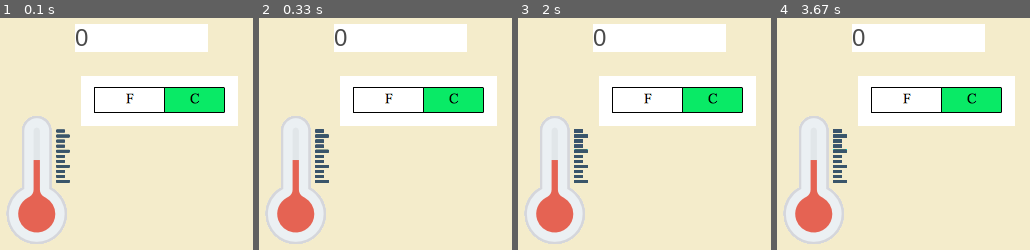
Above: before the commit, frames 1-4 (left to right).
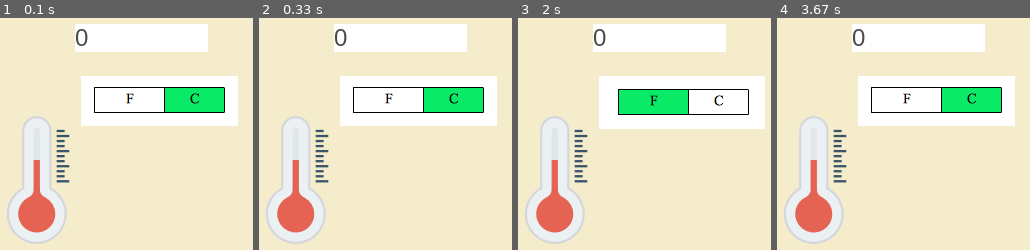
Above: after the commit, the same moments.

Repository: ioperez9/pyGameTermo
Game: pygame game, started from main.py
Two runs of this game, one before a commit and one after it. Both use one fixed random seed, a clock stepped at 60 frames per second and the inputs below.
Inputs (mouse positions are in pixels of both pictures, inside the frame that each line leads up to):
- Up to frame 1 (0.1 s): no input
- Up to frame 2 (0.33 s): no input
- Up to frame 3 (2 s): click (631, 173) at 0.38 s; click (631, 201) at 0.72 s; click (540, 110) at 1.05 s; click (outside the picture) at 1.38 s; click (636, 34) at 1.72 s
- Up to frame 4 (3.67 s): click (outside the picture) at 2.05 s; click (880, 103) at 2.38 s; click (850, 87) at 2.72 s; click (966, 136) at 3.05 s; click (981, 164) at 3.38 s

The runs differ from the first frame. In frame 1, 0.4% of the frame differs, in the area x 22-28%, y 47-72%; in frame 2, 0.4%; in frame 3, 7.7%, in the area x 22-98%, y 25-72%; in frame 4, 0.4%.

Commit message:
Termometro Selector Método on_event

Diff:
--- a/main.py
+++ b/main.py
@@ -20,6 +20,15 @@
             return self.__customes[0]
         else:
             return self.__customes[1]
+
+    def on_event(self, event):
+        if event.type == pygame.MOUSEBUTTONDOWN:
+            if self.__tipoUnidad == "F":
+                self.__tipoUnidad = "C"
+            else:
+                self.__tipoUnidad = "F"
+
+
 
 
 
@@ -163,8 +172,13 @@
 
                 self.entrada.on_event(event)
 
+                self.selector.on_event(event)
 
-            self.__screen.blit(self.termometro.custome, (5, 150)) #dibuje el termometro en su posicion
+            #Pintamos el fondo de pantalla
+            self.__screen.fill((244, 236, 203))
+
+            #dibuje el termometro en su posicion
+            self.__screen.blit(self.termometro.custome, (5, 150))
 
             #pintamos el cuadro de texto
             text = self.entrada.render() #obtenemos rectángulo blanco y foto de texto y lo asignamos a text
